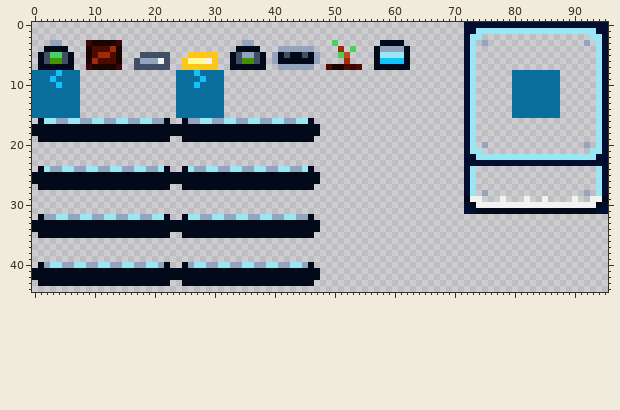
Pixel-art file -- res/aesprite/tileset.aseprite. The picture above was drawn from the file before the commit.
96x96 pixels, 1 frame. Shown: x 0..95, y 0..44.
Now the later version:
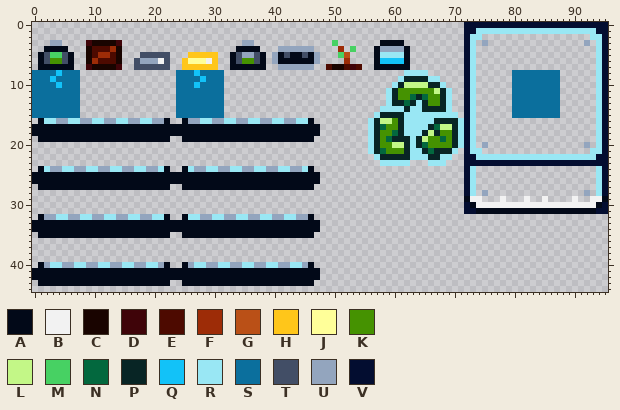
Palette (. is transparent): A #020918  B #f2f2f2  C #190400  D #3f0409  E #4d0a00  F #9d2c07  G #ba5017  H #ffc61a  J #ffff99  K #459201  L #c3f787  M #47d163  N #03683e  P #082525  Q #12c2f8  R #99e7f4  S #0b6f9d  T #424e66  U #93a5be  V #030d30
Diff:
Changed rows in their new state; - is an unchanged pixel.
Layer "Layer 1":
first column x 56:
 8 ------RRRR------
 9 -----RPPPPRR----
10 ----RPLLLLPPR---
11 ---RPKKKKKKLPR--
12 ---RPKKNPNKKPR--
13 ---RPPNPRPKKPR--
14 --RRRRPRRPPPPR--
15 -RPPPPRRRRRRRRR-
16 RPLLKPRRRRRPPPPR
17 RPNKKPRRRRPNLLPR
18 RPKKNPRRRPLPKKPR
19 RPKNPPPRPLKKNKPR
20 RPKKLLPRPNKKKKPR
21 RPNKKKPRRPNPPPR-
22 -RPPPPPRRRPPRR--
23 --RRRRR---RRR---
